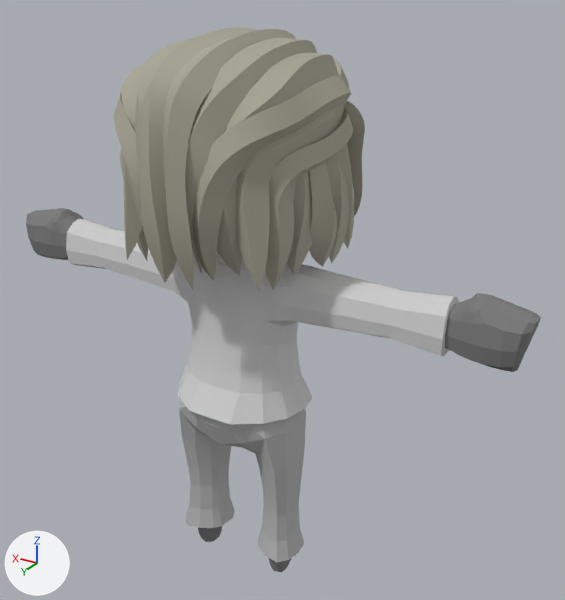
Renders of the glTF model client/public/assets/characters/Chef_Female.glb from each side of a commit.
The view is the same before and after, from a 50 mm camera at (-0.583, 0.859, 0.891) aimed at (-0.037, -0.052, 0.436). Lighting does not change. The marker at lower left points along +X, +Y and +Z. The first picture is the older version. Where no turn or scale is listed for an object, it has been applied to the vertices. Vertices at exactly the same position are counted once.

The scene before the commit, as lines of its bpy script (objects in view):
```python
me_mesh_0 = bpy.data.meshes.new('Mesh_0')
me_mesh_0.from_pydata(...)  # 4491 vertices, 8754 faces; spans x -0.414..0.414, y -0.196..0.167, z -0.005..0.814
me_mesh_0.materials.append(mat_material_0)
ob_body = bpy.data.objects.new('Body', me_mesh_0)
ob_body.location = (0.0, 0.0, 0.0)
```
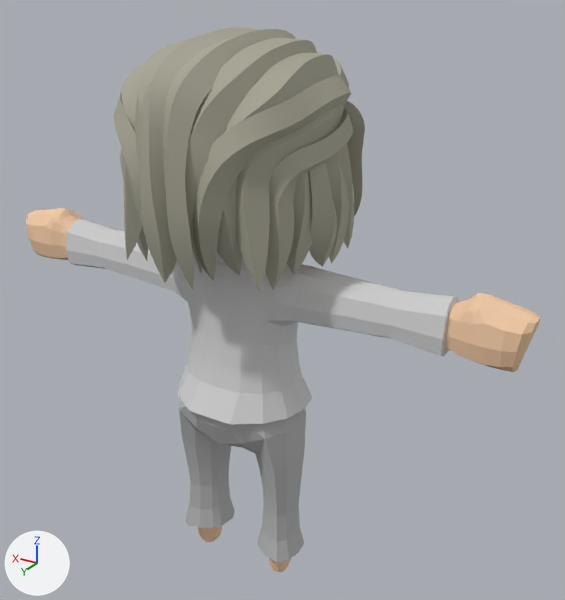
Changed parts and their boxes [x1, y1, x2, y2] in the pictures (565 x 600 px):
part 1 of me_mesh_0, recoloured: [26, 208, 541, 572] in both

Diff of the bpy script that builds the scene:
```diff
--- a/client/public/assets/characters/Chef_Female.glb.py
+++ b/client/public/assets/characters/Chef_Female.glb.py
@@ me_mesh_0 @@
 me_mesh_0.from_pydata(...)  # 4491 vertices, 8754 faces; spans x -0.414..0.414, y -0.196..0.167, z -0.005..0.814
 # used by ob_body; location = (0.0, 0.0, 0.0)
+# me_mesh_0 part 1: 1112 faces centred in x -0.413..0.413, y -0.124..0.124, z -0.003..0.792 are repainted in the vertex colours; the middle colour goes from grey #797979 to beige #f1c9a5
 me_mesh_0.materials.append(mat_material_0)
```
